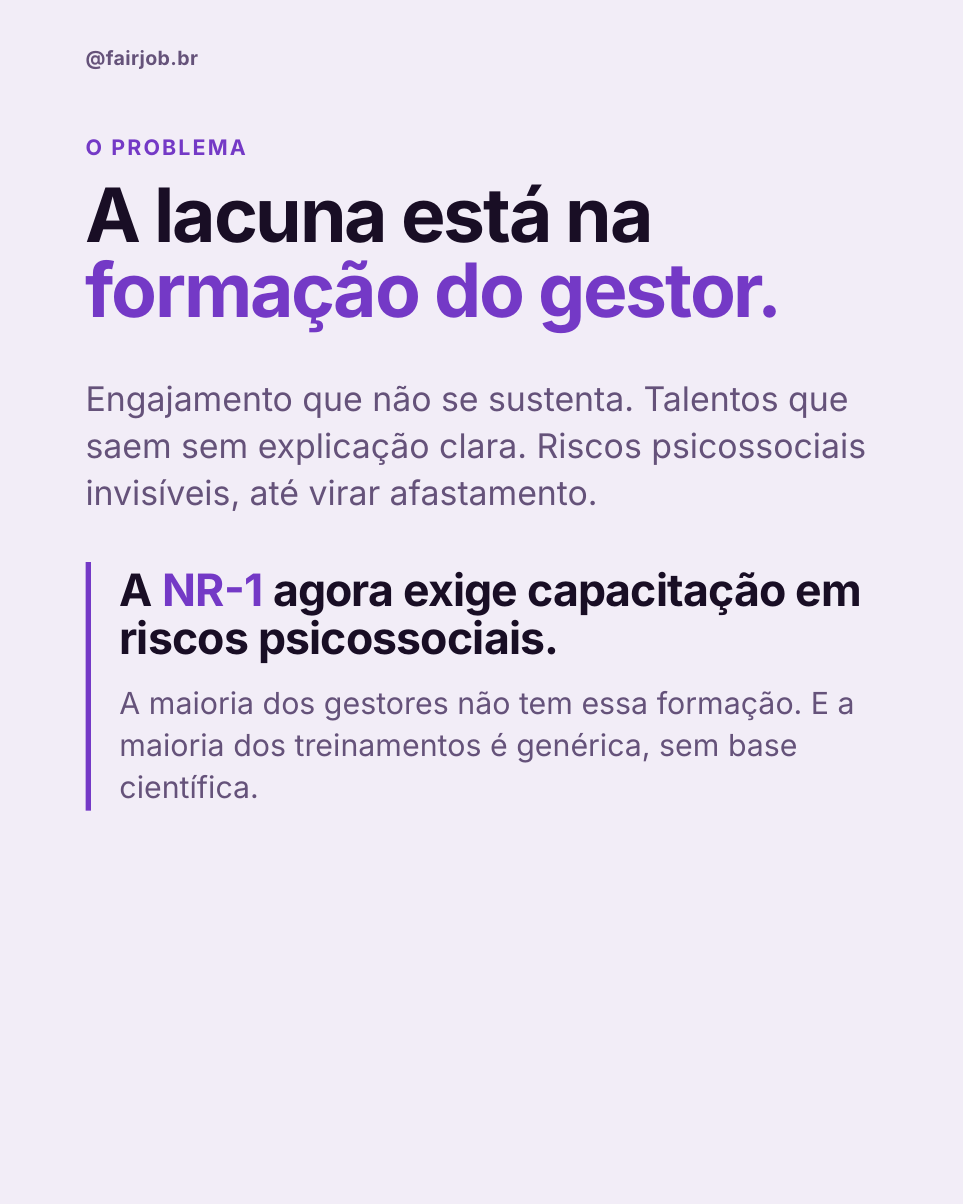
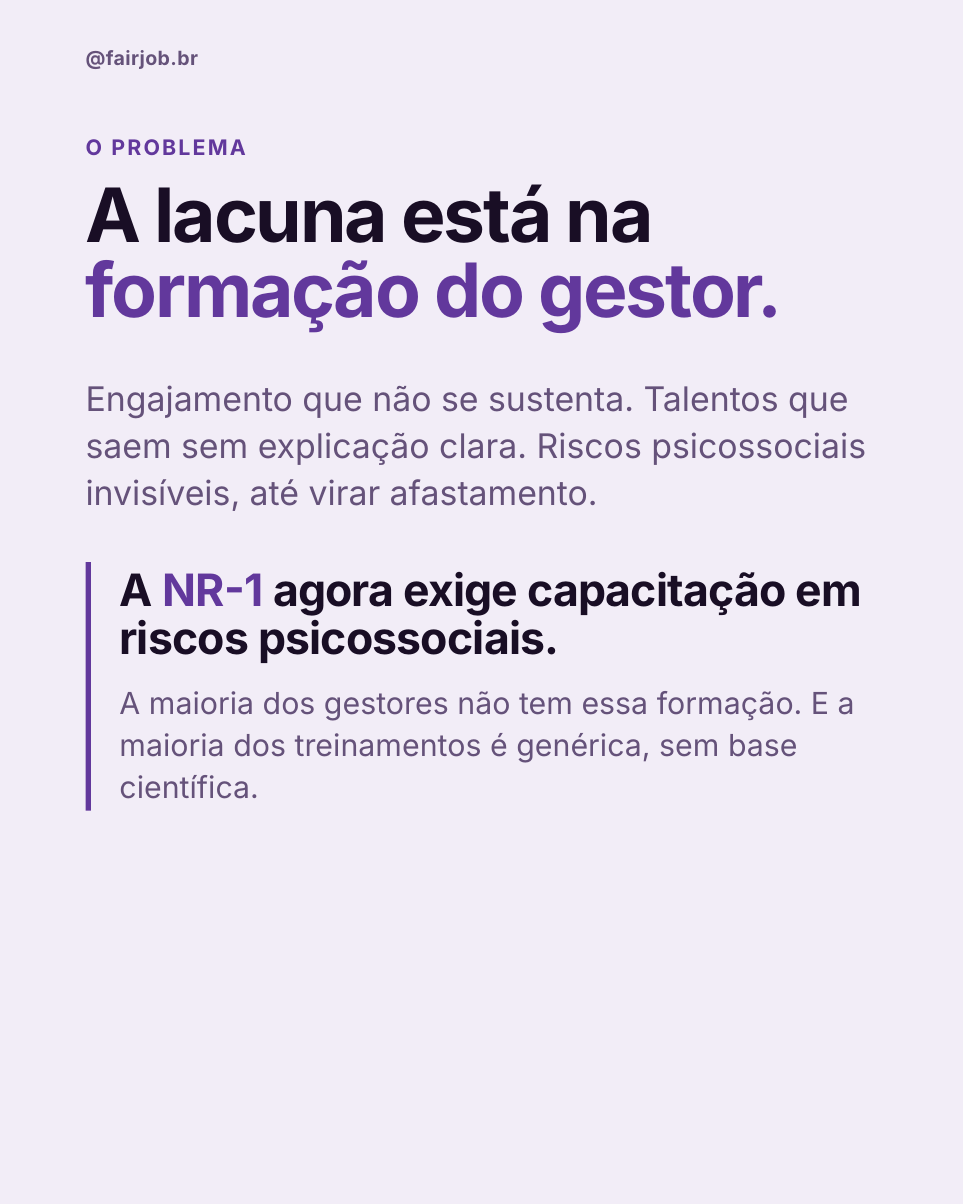
Before and after one commit to nina-rebello/comunicacao-fairjob, a slide deck: slide 2 of posts/06-fairedu/carrossel-5-canva.pptx. Drawn at 963x1204 pixels with LibreOffice and Linux fonts; fonts in the diff are those of the drawing. Boxes give left, top, right and bottom in pixels: in the first picture for what was removed or moved away, otherwise in the second. Text is boxed around its words. In the diff, an @@ line names an element or a change of style, - is before the commit and + after.

```diff
--- a/posts/06-fairedu/carrossel-5-canva.pptx
+++ b/posts/06-fairedu/carrossel-5-canva.pptx
@@ text "O PROBLEMA" at box(86, 139, 102, 155): text colour #7439C6 to #62389C @@
@@ text "A lacuna está na formação ..." at box(86, 184, 782, 333): text colour #7439C6 to #62389C in "formação do gestor." @@
@@ rectangle at box(86, 562, 91, 811): fill #7439C6 to #62389C @@
@@ text "A NR-1 agora exige capacitação ..." at box(119, 572, 861, 663): text colour #7439C6 to #62389C in "NR-1" @@
```
Also in this commit, not shown: 3 other slides changed, 1 slide added, 1 slide removed, 14 other files.
